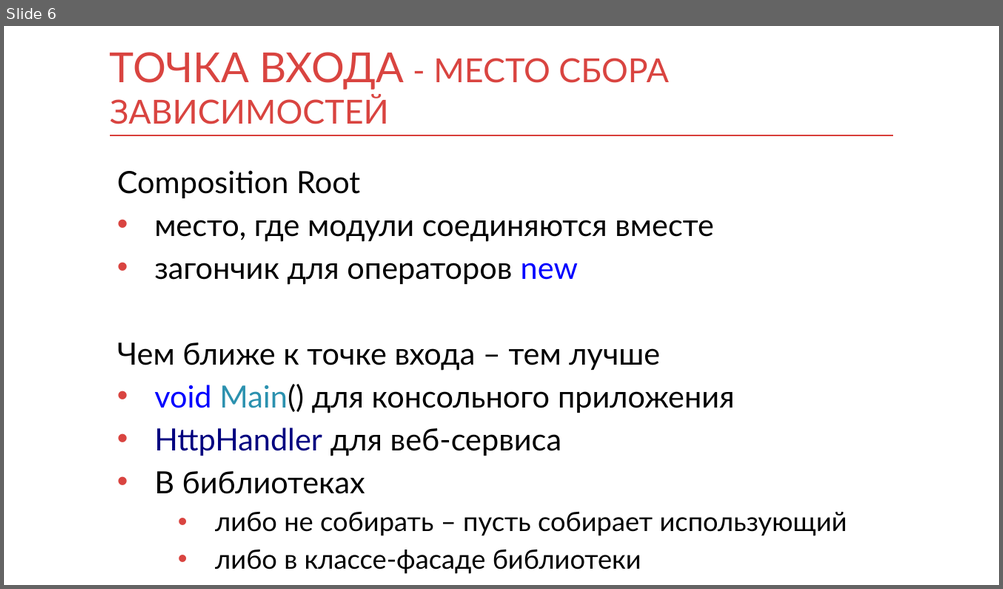
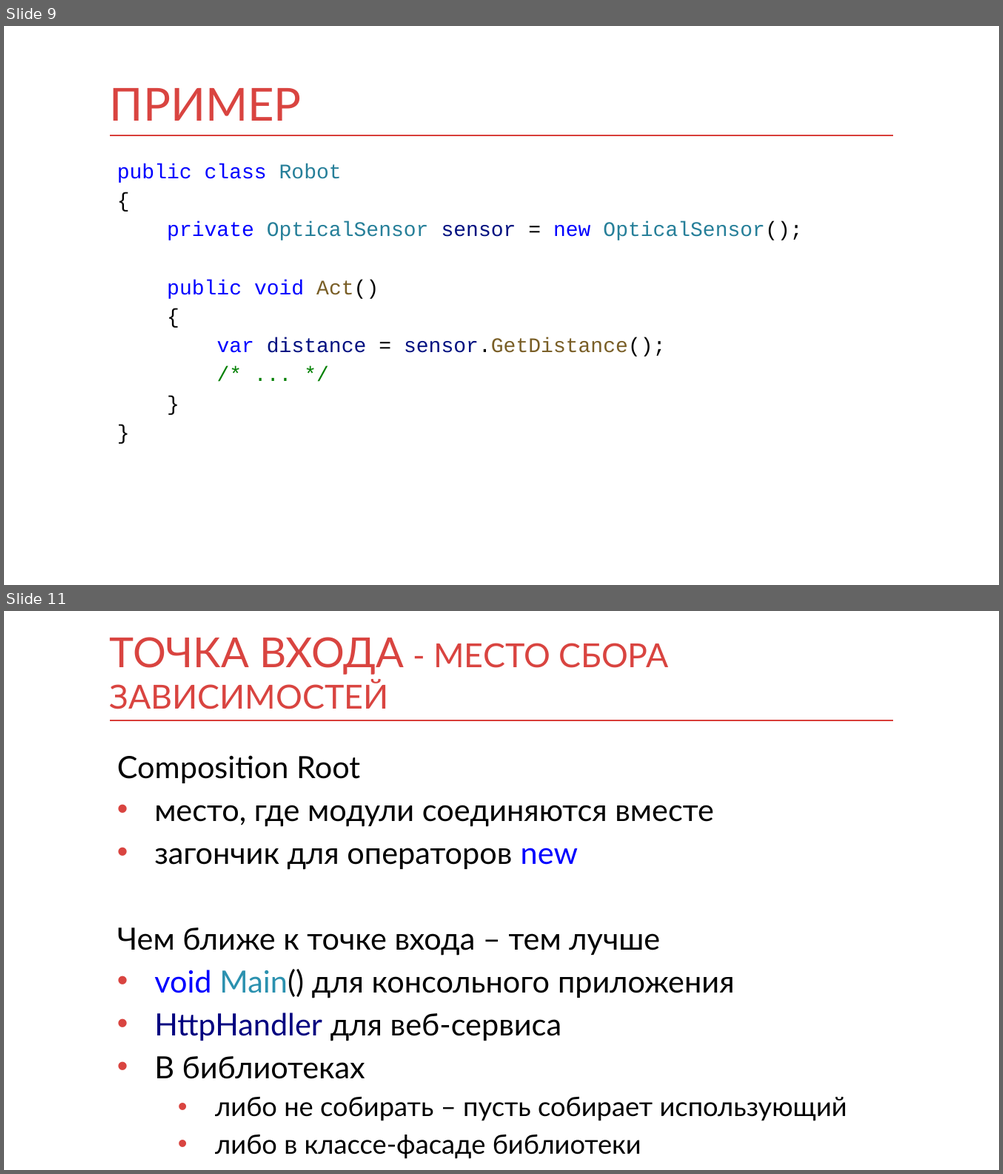
Before and after one commit to kontur-courses/di, a slide deck: di.pptx. Shown one above the other, each under a label of ours: slide 6 before the commit, slides 9 and 11 after it; the slides between them are not shown. The pictures are 1003x589 and 1003x1174 pixels, drawn with LibreOffice and Linux fonts; fonts in the diff are those of the drawing. Boxes give left, top, right and bottom in pixels: in the first picture for what was removed or moved away, otherwise in the second. Text is boxed around its words. In the diff, an @@ line names an element or a change of style, - is before the commit and + after.

```diff
--- a/di.pptx
+++ b/di.pptx
@@ slide 9 added at [4, 26, 999, 585], background #FFFFFF; not listed: 1 template element that a slide beside it also shows @@
@@ title added at [110, 88, 301, 121], 44 pt, text #D94440 @@
+ПРИМЕР
@@ text added at [117, 164, 802, 357], 20 pt, text #0000FF @@
+public class Robot
+{
+private OpticalSensor sensor = new OpticalSensor();
+public void Act()
+{
+var distance = sensor.GetDistance();
+/* ... */
+}
+}
@@ what was slide 6 is now slide 11 @@
```
Also in this commit, not shown: 8 slides changed, 13 other slides added.
